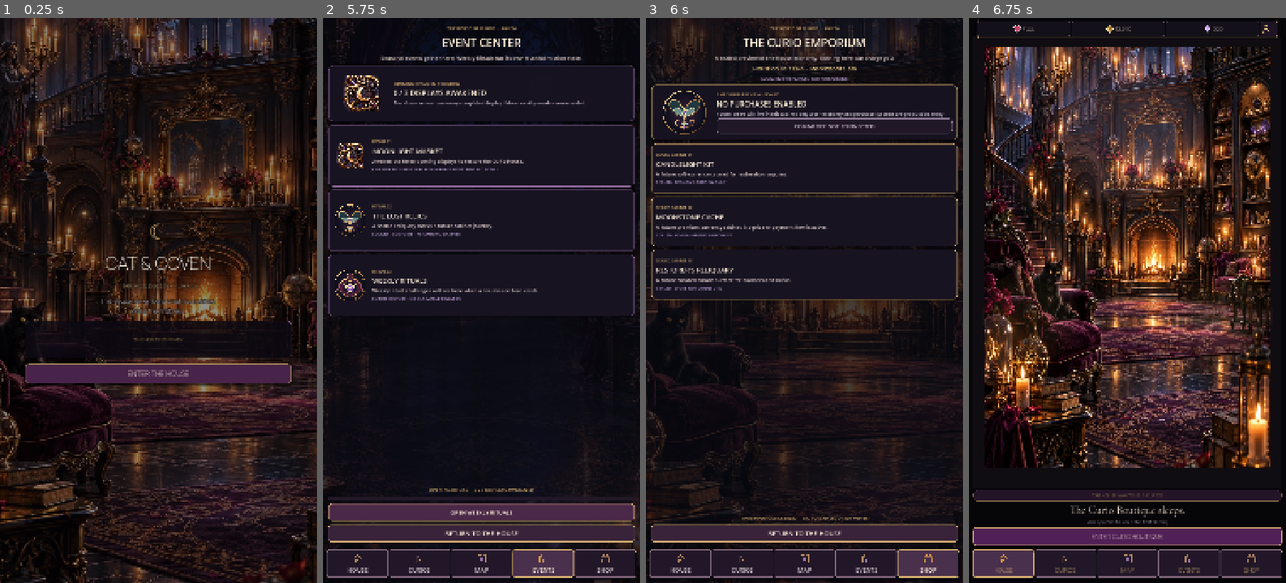
Above: before the commit, frames 1-4 (left to right).
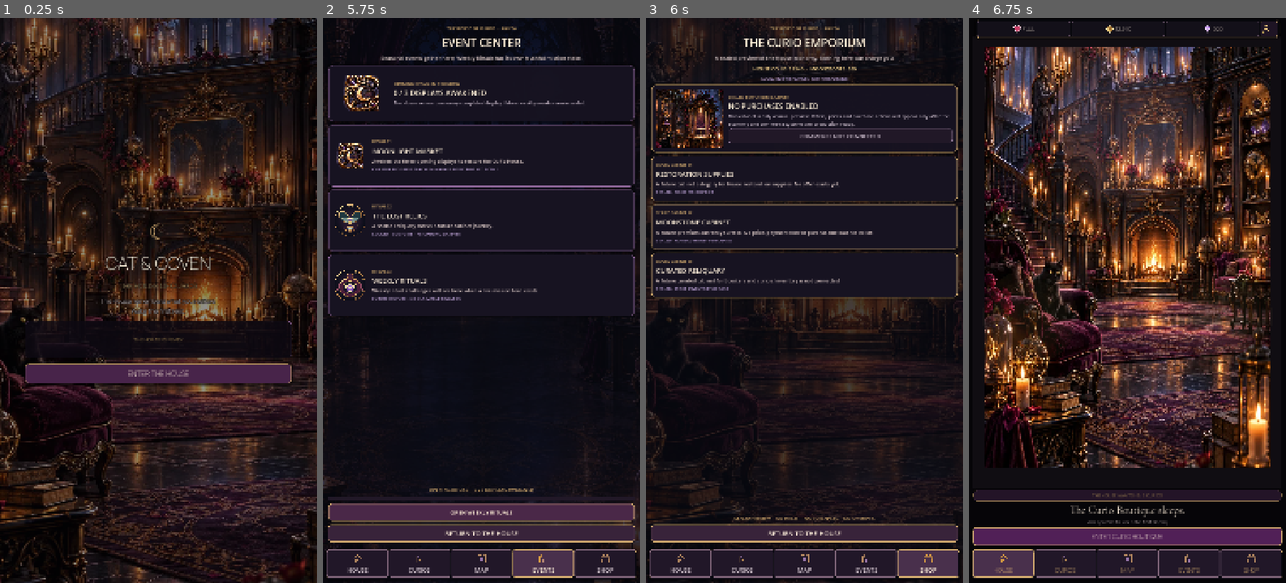
Above: after the commit, the same moments.

Repository: Jay-prodesign/akilta-match3
Game: Godot game, scene res://src/app/app_bootstrap.tscn
The game is run twice, just before and just after one commit, with the same random seed, the same clock (stepped at 60 frames per second) and the same inputs.
Inputs (mouse positions are in pixels of both pictures, inside the frame that each line leads up to):
- Up to frame 1 (0.25 s): no input
- Up to frame 2 (5.75 s): click "ENTER THE HOUSE" at 0.5 s; click "ENTER CURIO BOUTIQUE" at 1.25 s; click (357, 566) at 2 s; click "ENTER CURIO BOUTIQUE" at 2.75 s; click (418, 566) at 3.5 s; click (481, 566) at 4.25 s; click (541, 566) at 5 s
- Up to frame 3 (6 s): click (928, 566) at 5.75 s
- Up to frame 4 (6.75 s): click (1003, 566) at 6.5 s

Frames 1-2 are identical in both runs. In frame 3, 8.8% of the frame differs, in the area x 1-99%, y 12-89%; in frame 4, nothing differs.

Commit message:
Shop: make the sealed Emporium an authored cabinet preview

Diff:
--- a/src/app/app_bootstrap.gd
+++ b/src/app/app_bootstrap.gd
@@ -491,7 +491,7 @@
 
 	var hero := PanelContainer.new()
 	hero.name = "FeatureHero"
-	hero.custom_minimum_size = Vector2(0, 190) if is_events else Vector2(0, 150)
+	hero.custom_minimum_size = Vector2(0, 190) if is_events else (Vector2(0, 230) if not is_profile else Vector2(0, 150))
 	var hero_style := StyleBoxFlat.new()
 	hero_style.bg_color = Color("#171321", 0.96)
 	hero_style.border_color = Color("#9B6FA6", 0.82) if is_events else (Color("#D5AD70", 0.86) if not is_profile else Color("#8796C7", 0.82))
@@ -521,11 +521,14 @@
 	elif not is_profile:
 		var shop_hero_art := TextureRect.new()
 		shop_hero_art.name = "ShopFeaturedOfferArt"
-		shop_hero_art.custom_minimum_size = Vector2(190, 160)
-		shop_hero_art.texture = PieceAssetLoader.ornament("res://assets/curios/ch01_curio_moth_reliquary.svg")
+		shop_hero_art.custom_minimum_size = Vector2(230, 198)
+		var shop_cabinet_path := "res://assets/world/ch01_curio_boutique/prestart_level01_cabinet.webp"
+		shop_hero_art.texture = PieceAssetLoader.ornament(shop_cabinet_path)
 		shop_hero_art.expand_mode = TextureRect.EXPAND_IGNORE_SIZE
-		shop_hero_art.stretch_mode = TextureRect.STRETCH_KEEP_ASPECT_CENTERED
+		shop_hero_art.stretch_mode = TextureRect.STRETCH_KEEP_ASPECT_COVERED
 		shop_hero_art.mouse_filter = Control.MOUSE_FILTER_IGNORE
+		shop_hero_art.set_meta("asset_path", shop_cabinet_path)
+		shop_hero_art.set_meta("sealed_preview", true)
 		hero_row.add_child(shop_hero_art)
 	var hero_copy := VBoxContainer.new()
 	hero_copy.name = "HeroCopy"
@@ -535,7 +538,7 @@
 	hero_row.add_child(hero_copy)
 	var hero_kicker := Label.new()
 	hero_kicker.name = "FeatureHeroKicker"
-	hero_kicker.text = ("OPENING RITUAL COMPLETE" if opening_complete else "OPENING RITUAL IN PROGRESS") if is_events else ("EMPORIUM PREVIEW · SEALED" if not is_profile else ("FIRST CABINET SET RESTORED" if opening_complete else "KEEPER RECORD"))
+	hero_kicker.text = ("OPENING RITUAL COMPLETE" if opening_complete else "OPENING RITUAL IN PROGRESS") if is_events else ("SEALED EMPORIUM CABINET" if not is_profile else ("FIRST CABINET SET RESTORED" if opening_complete else "KEEPER RECORD"))
 	hero_kicker.add_theme_color_override("font_color", Color("#D5AD70"))
 	hero_kicker.add_theme_font_size_override("font_size", 15)
 	hero_copy.add_child(hero_kicker)
@@ -550,7 +553,7 @@
 	hero_copy.add_child(hero_title)
 	var hero_body := Label.new()
 	hero_body.name = "FeatureHeroBody"
-	hero_body.text = ("The House remembers every completed display; future weekly events remain sealed." if is_events else ("Future offers will live in this cabinet only after economy and purchase systems are production-ready." if not  …(109 unchanged characters)…
+	hero_body.text = ("The House remembers every completed display; future weekly events remain sealed." if is_events else ("This cabinet is only a visual preview. Offers, prices and purchase actions will appear only after the economy and commerce systems are production-ready." if not  …(109 unchanged characters)…
 	hero_body.autowrap_mode = TextServer.AUTOWRAP_WORD_SMART
 	hero_body.add_theme_color_override("font_color", Color("#CFC0CF"))
 	hero_body.add_theme_font_size_override("font_size", 16)
@@ -610,7 +613,7 @@
 	elif not is_profile:
 		var shop_note := Label.new()
 		shop_note.name = "NoPurchasesNotice"
-		shop_note.text = "THE EMPORIUM IS SEALED  ·  NO PURCHASES OR PAYMENTS"
+		shop_note.text = "SEALED PREVIEW  ·  NO PRICES  ·  NO PURCHASES  ·  NO PAYMENTS"
 		shop_note.horizontal_alignment = HORIZONTAL_ALIGNMENT_CENTER
 		shop_note.autowrap_mode = TextServer.AUTOWRAP_WORD_SMART
 		shop_note.add_theme_color_override("font_color", Color("#D5AD70"))
@@ -630,16 +633,16 @@
 		]
 	else:
 		entries = [
-			{"icon":"◉", "title":"CANDLELIGHT KIT", "body":"A future soft-currency cabinet for restoration supplies.", "status":"SEALED · ECONOMY PREVIEW ONLY"},
-			{"icon":"◇", "title":"MOONSTONE CACHE", "body":"A future premium-currency cabinet. No price or payment flow is active.", "status":"SEALED · NO REAL-MONEY PURCHASES"},
-			{"icon":"✦", "title":"RESTORER'S RELIQUARY", "body":"A future curated bundle surface for boosters and curios.", "status":"SEALED · STORE NOT CONNECTED"}
+			{"icon":"◉", "title":"RESTORATION SUPPLIES", "body":"A future cabinet category for House restoration supplies. No offer exists yet.", "status":"SEALED · NO OFFER OR PRICE"},
+			{"icon":"◇", "title":"MOONSTONE CABINET", "body":"A future premium-currency surface. No price, payment flow or purchasable balance exists.", "status":"SEALED · NO REAL-MONEY PURCHASES"},
+			{"icon":"✦", "title":"CURATED RELIQUARY", "body":"A future curated cabinet for boosters and curios. Inventory is not connected.", "status":"SEALED · STORE INVENTORY OFFLINE"}
 		]
 	var card_index := 0
 	for entry in entries:
 		var card := PanelContainer.new()
 		card_index += 1
 		card.name = "FeatureCard%d" % card_index
-		card.custom_minimum_size = Vector2(0, 210) if is_events else (Vector2(0, 170) if not is_profile else Vector2(0, 190))
+		card.custom_minimum_size = Vector2(0, 210) if is_events else (Vector2(0, 154) if not is_profile else Vector2(0, 190))
 		var panel_style := StyleBoxFlat.new()
 		panel_style.bg_color = Color("#171321")
 		panel_style.border_color = Color("#9B6FA6", 0.58) if is_events else (Color("#D5AD70", 0.62) if not is_profile else Color("#8796C7", 0.58))
